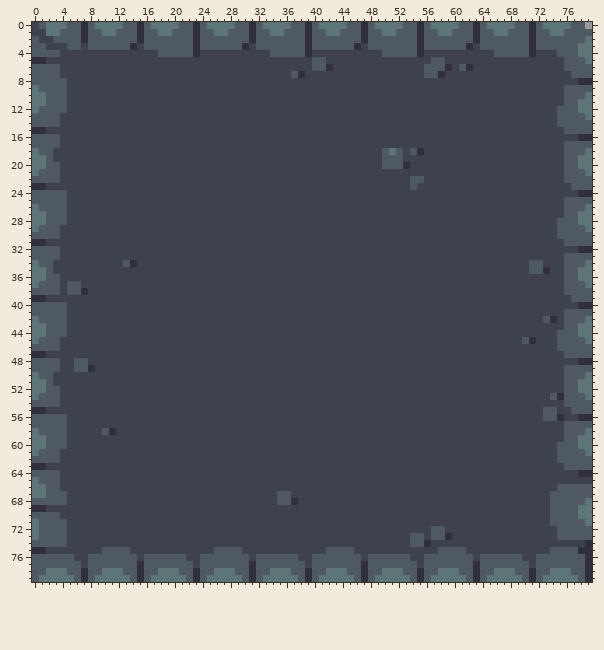
File history of a sprite sheet, assets/art/map/dungeon_walls_temp.png. The first picture shows the starting point.
The file is 80x80 pixels.
After the commit:
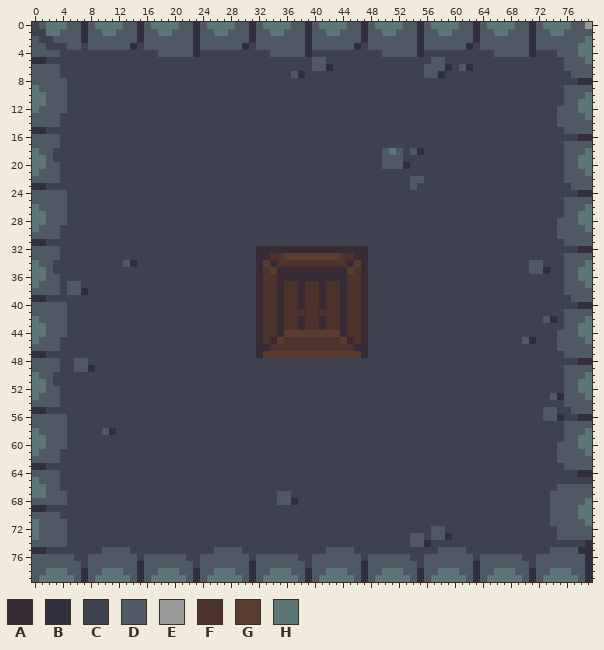
Palette (. is transparent): A #392b36  B #312e3d  C #3e414e  D #4e5964  E #999999  F #4c332c  G #593d2e  H #5c7678
From old to new:
Changed rows in their new state; - is an unchanged pixel.
first column x 32:
32 AAAAAAAAAAAAAAAA
33 AAFFGGGGGGGGFFAA
34 AGAFFFFFFFFFFAGA
35 AFGAAAAAAAAAAGFA
36 AFFAAAAAAAAAAFFA
37 AFFAFFAFFAFFAFFA
38 AFFAFFAFFAFFAFFA
39 AFFAFFAFFAFFAFFA
40 AFFAFFAFFAFFAFFA
41 AFFAFFFFFFFFAFFA
42 AFFAFFAFFAFFAFFA
43 AFFAFFAFFAFFAFFA
44 AFFAGGGGGGGGAFFA
45 AFAGFFFFFFFFGAFA
46 AAFFFFFFFFFFFFAA
47 AGGGGGGGGGGGGGGA
